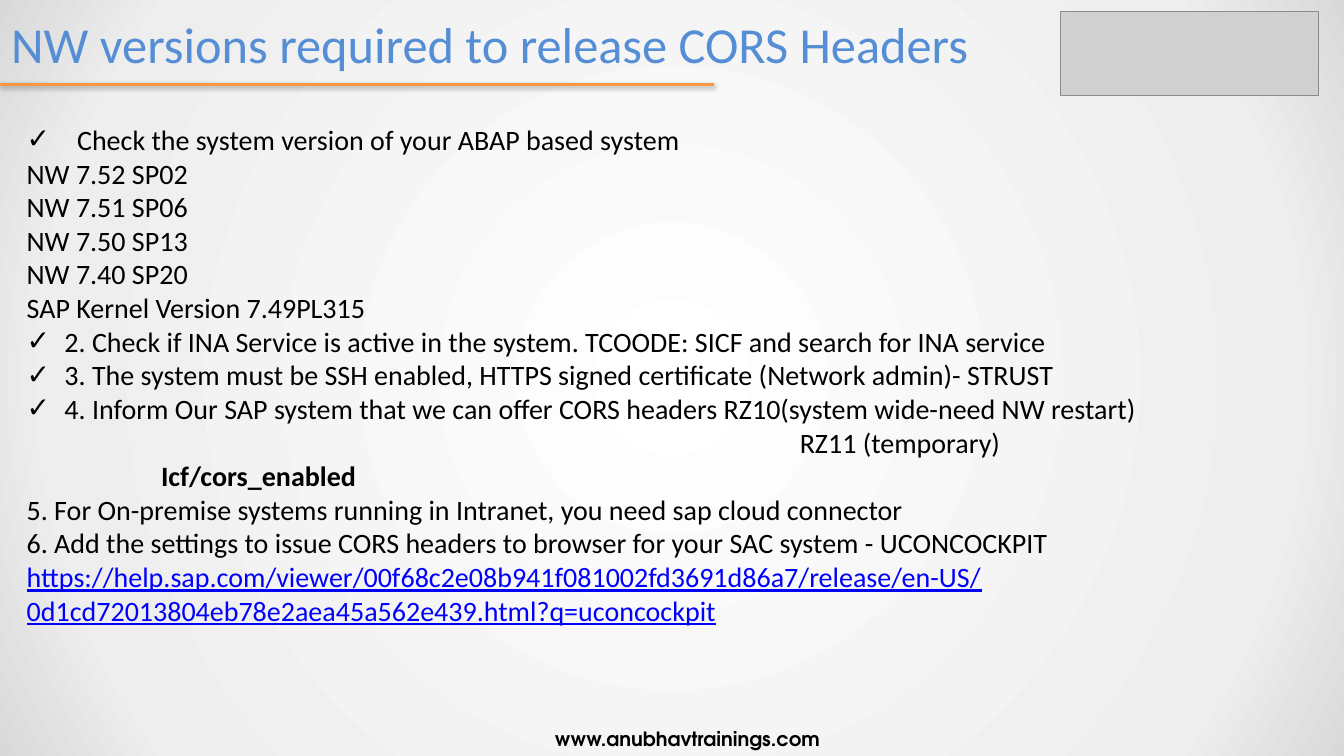
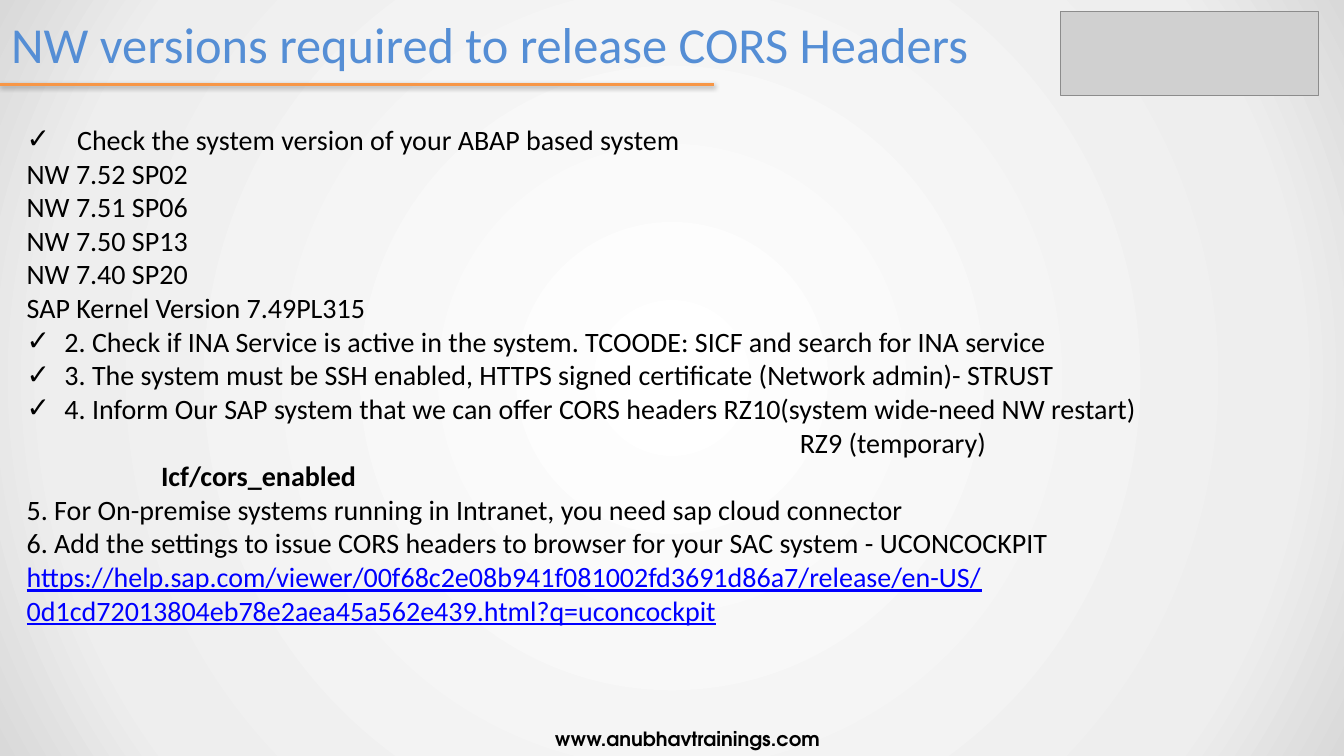
Before and after one commit to soyuztechnologies/Allianz_SAC_Training, a slide deck: slide 14 of day 9/SAC_Training Day 9.pptx (slide 9 before the commit). Drawn at 1344x756 pixels with LibreOffice and Linux fonts; fonts in the diff are those of the drawing; grey boxes stand for pictures. Boxes give left, top, right and bottom in pixels: in the first picture for what was removed or moved away, otherwise in the second. Text is boxed around its words. In the diff, an @@ line names an element or a change of style, - is before the commit and + after.

```diff
--- a/day 9/SAC_Training Day 9.pptx
+++ b/day 9/SAC_Training Day 9.pptx
@@ text at [800, 432, 986, 458]: text changed @@
-RZ11 (temporary)
+RZ9 (temporary)
```
Also in this commit, not shown: 3 other slides changed, 5 slides added, 20 other files.
